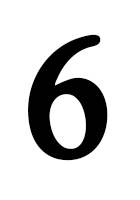
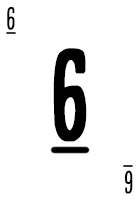
Revision of a layered (140, 200) image; what changed, layer by layer:
added layer "6 copy" above "Layer 2 copy 2" over bbox(124, 170, 133, 194)
added layer "Layer 2 copy 2" above "6" over bbox(123, 165, 133, 167)
added layer "6" (1st of 2) above "Layer 2 copy" over bbox(7, 6, 15, 30)
added layer "Layer 2 copy" above "Layer 2" over bbox(6, 32, 16, 34)
added layer "Layer 2" above "6" over bbox(50, 146, 90, 154)
painted on "6" (2nd of 2) over bbox(28, 34, 108, 161)
